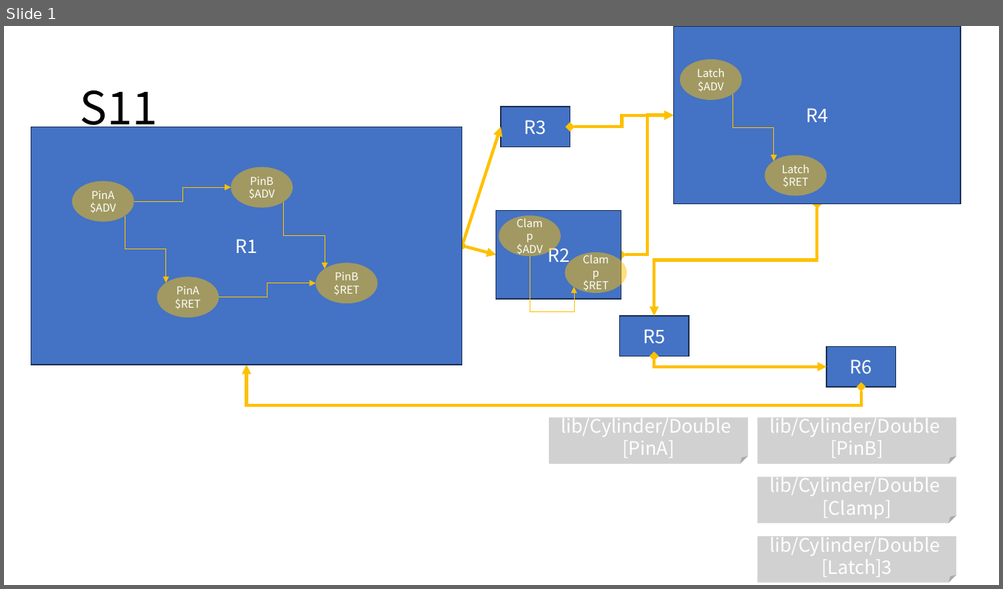
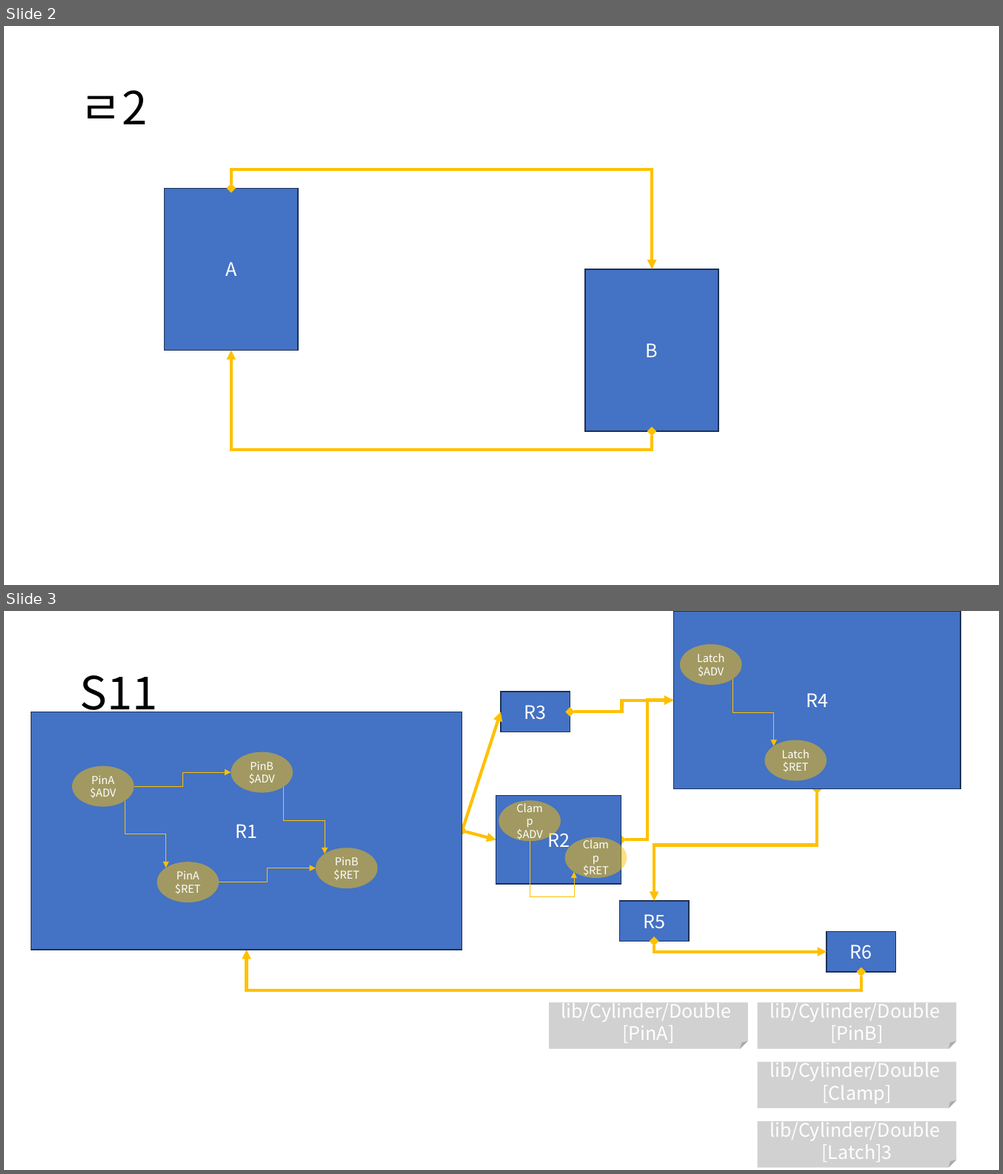
Before and after one commit to DualsoftDev/ds, a slide deck: DsDotNet/src/UnitTest/UnitTest.Model/ImportOfficeExample/Sample/s.pptx. Shown one above the other, each under a label of ours: slide 1 before the commit, slides 2 and 3 after it. The pictures are 1003x589 and 1003x1174 pixels, drawn with LibreOffice and Linux fonts; fonts in the diff are those of the drawing. Boxes give left, top, right and bottom in pixels: in the first picture for what was removed or moved away, otherwise in the second. Text is boxed around its words. In the diff, an @@ line names an element or a change of style, - is before the commit and + after.

```diff
--- a/DsDotNet/src/UnitTest/UnitTest.Model/ImportOfficeExample/Sample/s.pptx
+++ b/DsDotNet/src/UnitTest/UnitTest.Model/ImportOfficeExample/Sample/s.pptx
@@ slide 2 added at bbox=[4, 26, 999, 585], background #FFFFFF @@
@@ title added at bbox=[79, 90, 147, 124], 44 pt, text #000000 @@
+ㄹ2
@@ elbow double arrow added from (231, 189) to (652, 269), #FFC000 3 pt @@
@@ rectangle added at bbox=[165, 188, 298, 350], fill #4472C4, outline #1E3256 1 pt, 18 pt, text #FFFFFF @@
+A
@@ rectangle added at bbox=[585, 269, 719, 431], fill #4472C4, outline #1E3256 1 pt, 18 pt, text #FFFFFF @@
+B
@@ elbow double arrow added from (652, 432) to (231, 351), #FFC000 3 pt @@
@@ what was slide 1 is now slide 3 @@
```
Also in this commit, not shown: 1 other slide added, 9 other files.
